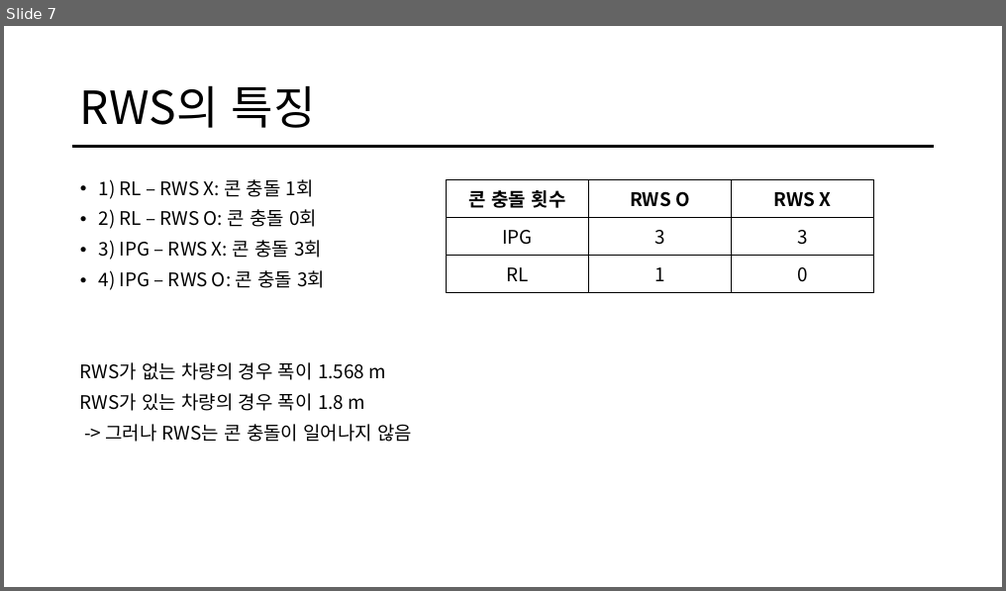
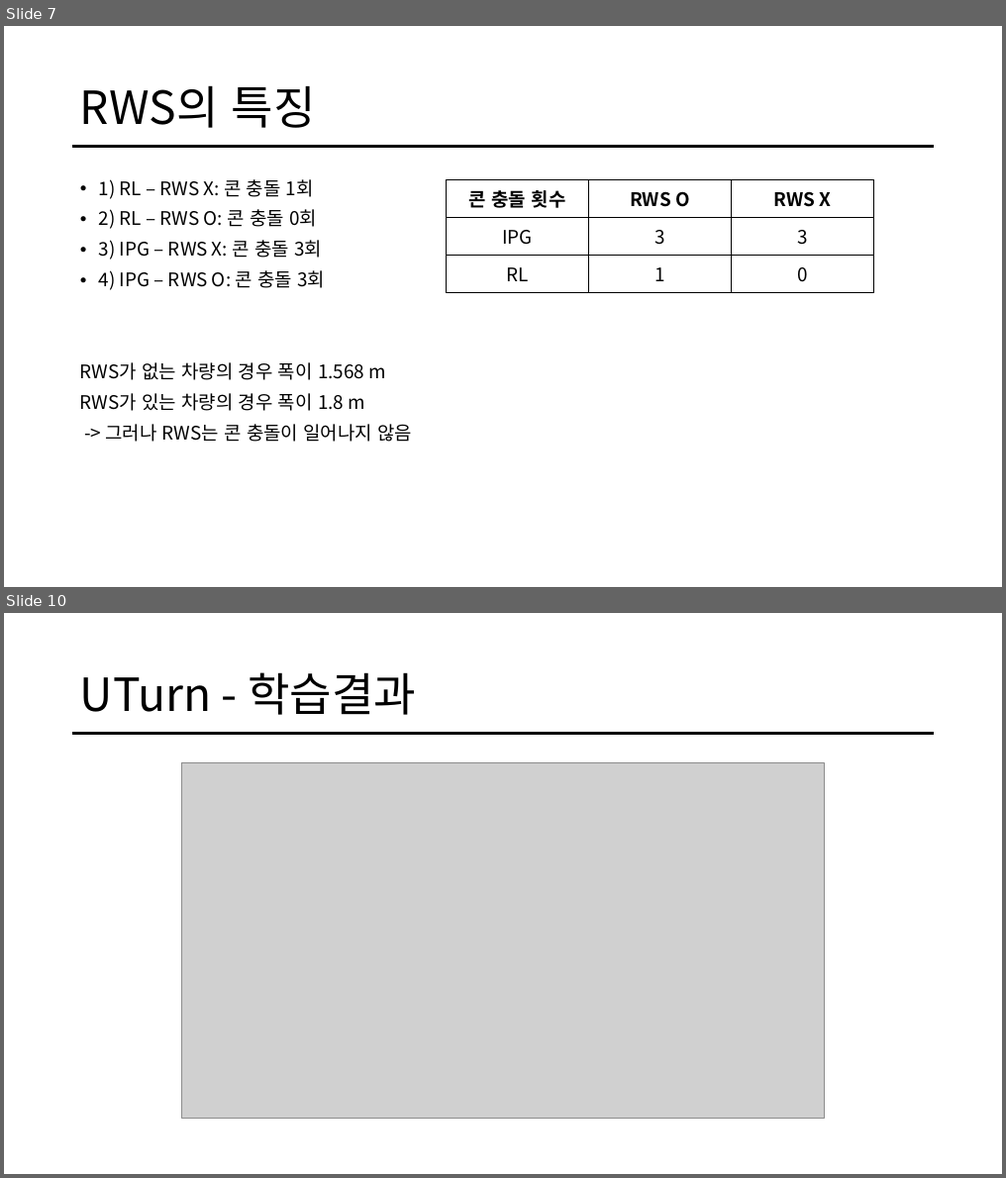
Before and after one commit to HAN2496/CarMakerResults, a slide deck: 1108Report/1108Report.pptx. Shown one above the other, each under a label of ours: slide 7 before the commit, slides 7 and 10 after it; the slides between them are not shown. The pictures are 1006x591 and 1006x1178 pixels, drawn with LibreOffice and Linux fonts; fonts in the diff are those of the drawing; grey boxes stand for pictures. Boxes give left, top, right and bottom in pixels: in the first picture for what was removed or moved away, otherwise in the second. Text is boxed around its words. In the diff, an @@ line names an element or a change of style, - is before the commit and + after.

```diff
--- a/1108Report/1108Report.pptx
+++ b/1108Report/1108Report.pptx
@@ slide 10 added at <box>4,613,1002,1174</box>, background #FFFFFF; not listed: 1 template element that a slide beside it also shows @@
@@ title added at <box>80,672,416,715</box>, 44 pt, text #000000 @@
+UTurn - 학습결과
@@ picture added at <box>182,762,825,1119</box> @@
```
Also in this commit, not shown: 2 other slides added, 1 other file.
